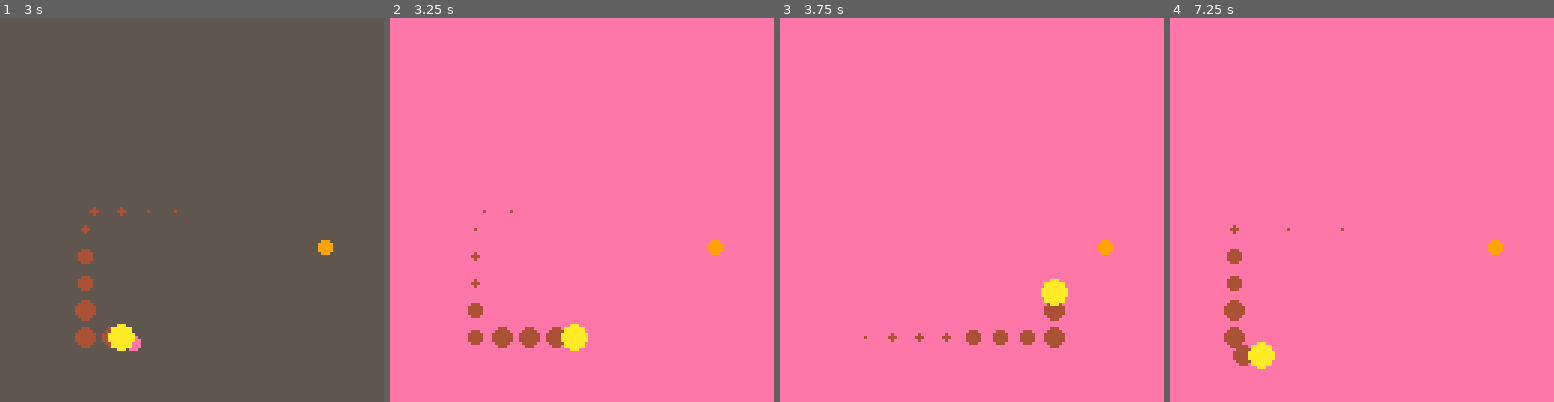
Above: before the commit, frames 1-4 (left to right).
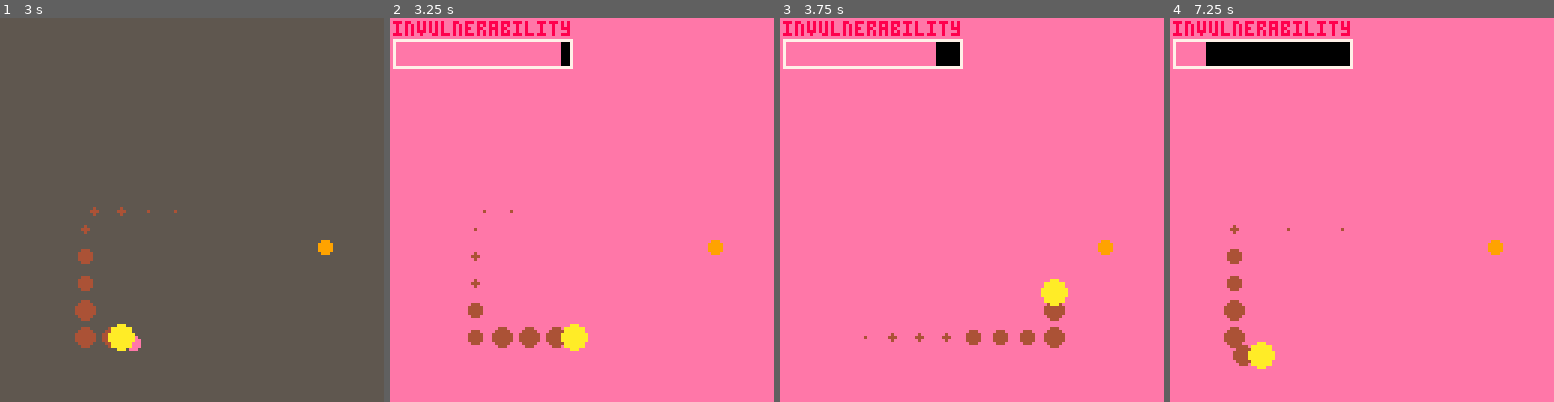
Above: after the commit, the same moments.

Repository: beetrootpaul/avoid-your-past
Game: PICO-8 cartridge living-in-the-past.p8
Same seed, same stepped clock (60 frames per second), same inputs: the game is played once before the commit and once after it.
Inputs:
- Up to frame 1 (3 s): tap O (Z key) at 0.33, 0.7, 1.43, 2.22 s; tap X (X key) at 1.07, 2.07, 2.4, 2.73 s; hold Left 1.97-2.37 s; hold Down 2.42-2.82 s; hold Right from 2.87 s (still down)
- Up to frame 2 (3.25 s): keep holding Right; tap X (X key) at 3.07 s; tap O (Z key) at 3.1 s
- Up to frame 3 (3.75 s): tap X (X key) at 3.4, 3.73 s; release Right at 3.53 s; hold Up from 3.58 s (still down)
- Up to frame 4 (7.25 s): tap O (Z key) every 0.88 s from 3.98 to 6.63 s; tap X (X key) every 0.33 s from 4.07 to 7.07 s; release Up at 4.08 s; hold Right 4.13-4.53 s; hold Down 4.58-5.08 s; hold Left 5.13-5.8 s; hold Up 5.85-6.18 s; hold Left 6.23-6.63 s; hold Down 6.68-7.08 s; hold Right from 7.13 s (still down)

Frame 1 is identical in both runs. In frame 2, 1.9% of the frame differs, in the area x 0-48%, y 0-14%; in frame 3, 2.1%; in frame 4, 4.1%.

Commit message:
special phase progress for invulnerability and for cannot collect

Diff:
--- a/src/level.lua
+++ b/src/level.lua
@@ -2,9 +2,10 @@
 
 function new_level(params)
     local player = params.player
-    local memory_trigger = nil
-    local invulnerability_trigger = nil
-    local coin_hide_trigger = nil
+
+    local memory_trigger
+    local invulnerability_trigger
+    local coin_hide_trigger
 
     local bg_color_normal = u.colors.dark_grey
     local bg_color_invulnerability = u.colors.pink
@@ -77,7 +78,6 @@
         if p.can_collect_coins and memory_trigger then
             if collisions.have_circles_collided(player, memory_trigger) then
                 memory_trigger = nil
-                bg_color = bg_color_normal
                 p.on_memory_trigger()
                 spawn_memory_trigger()
             end
@@ -96,6 +96,10 @@
                 coin_hide_trigger = nil
             end
         end
+    end
+
+    l.reset_bg = function()
+        bg_color = bg_color_normal
     end
 
     l.draw = function(params)
--- a/src/main.lua
+++ b/src/main.lua
@@ -18,20 +18,31 @@
 
 local invulnerable = false
 local can_collect_coins = true
+local special_phase
 
 function add_memory()
-    invulnerable = false
-    can_collect_coins = true
     local last_memory = memory_chain.last_memory_or_player(player)
     last_memory.memory = new_memory({ origin = last_memory })
 end
 
 function hide_memories()
     invulnerable = true
+    special_phase = {
+        label = "invulnerability",
+        color = u.colors.pink,
+        ttl_max = 150,
+        ttl = 150,
+    }
 end
 
 function hide_coins()
     can_collect_coins = false
+    special_phase = {
+        label = "cannot collect",
+        color = u.colors.yellow,
+        ttl_max = 90,
+        ttl = 90,
+    }
 end
 
 function _init()
@@ -53,6 +64,17 @@
             game_state = "gameplay"
         end
         return
+    end
+
+    if special_phase then
+        if special_phase.ttl <= 0 then
+            special_phase = nil
+            invulnerable = false
+            can_collect_coins = true
+            level.reset_bg()
+        else
+            special_phase.ttl = special_phase.ttl - 1
+        end
     end
 
     if btnp(u.buttons.l) then
@@ -133,6 +155,36 @@
         memory_chain.for_each_memory_in_order(player, function(memory)
             memory.draw()
         end)
+    end
+
+    if special_phase then
+        print(special_phase.label, 1, 1, u.colors.red)
+        local progress_x = 1
+        local progress_y = 1 + u.text_height_px + 1
+        local progress_w = 60
+        local progress_h = 10
+        local border = 1
+        rect(
+            progress_x,
+            progress_y,
+            progress_x + progress_w - 1,
+            progress_y + progress_h - 1,
+            u.colors.white
+        )
+        rectfill(
+            progress_x + border,
+            progress_y + border,
+            progress_x + border + progress_w - 2 * border - 1,
+            progress_y + border + progress_h - 2 * border - 1,
+            u.colors.black
+        )
+        rectfill(
+            progress_x + border,
+            progress_y + border,
+            progress_x + border + (special_phase.ttl / special_phase.ttl_max) * (progress_w - 2 * border - 1),
+            progress_y + border + progress_h - 2 * border - 1,
+            special_phase.color
+        )
     end
 
     if game_state == "start" then
